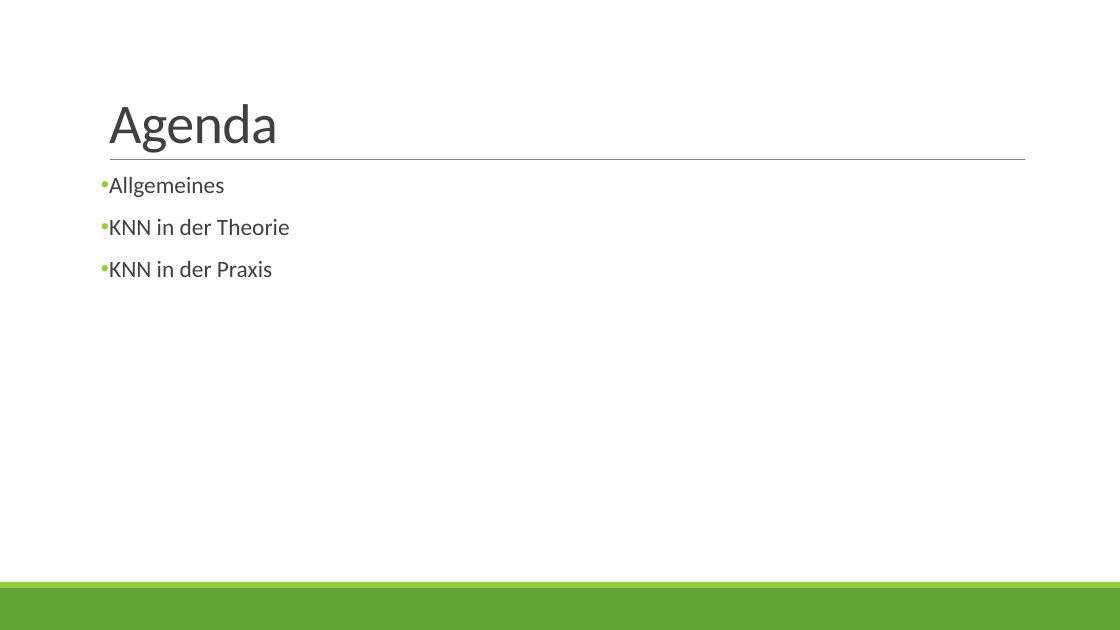
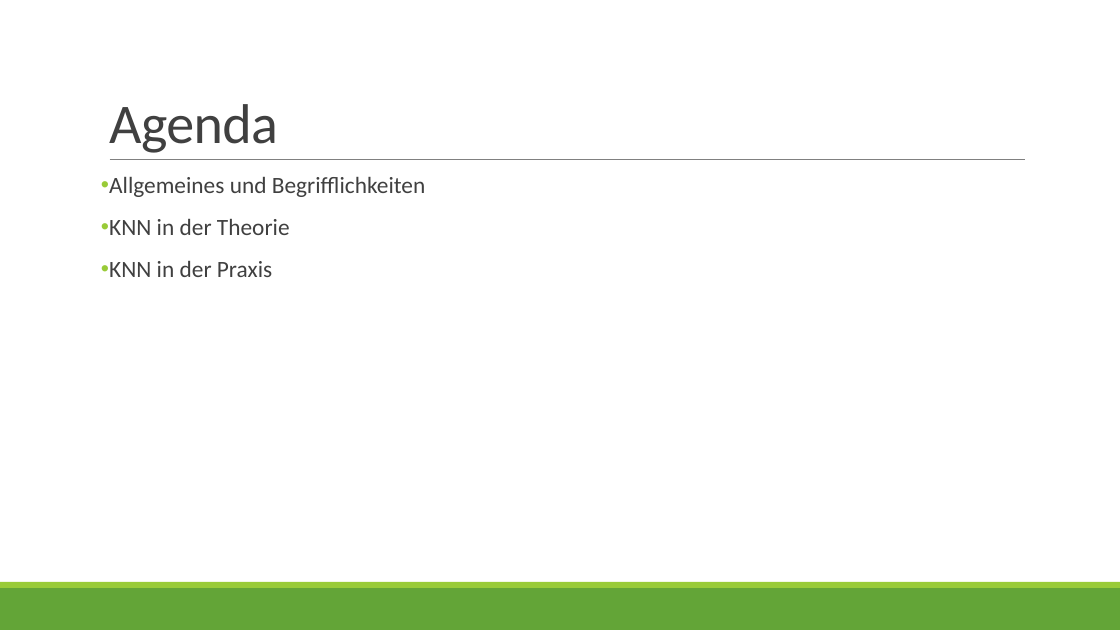
Before and after one commit to MichaelCzurda/Python-Data-Science-Beispiele, a slide deck: slide 2 of KNN/KNN –.pptx. Drawn at 1120x630 pixels with LibreOffice and Linux fonts; fonts in the diff are those of the drawing. Boxes give left, top, right and bottom in pixels: in the first picture for what was removed or moved away, otherwise in the second. Text is boxed around its words. In the diff, an @@ line names an element or a change of style, - is before the commit and + after.

```diff
--- a/KNN/KNN –.pptx
+++ b/KNN/KNN –.pptx
@@ text at [109, 177, 426, 197]: text changed @@
-• Allgemeines
+• Allgemeines und Begrifflichkeiten
```
Also in this commit, not shown: 1 other slide changed.
